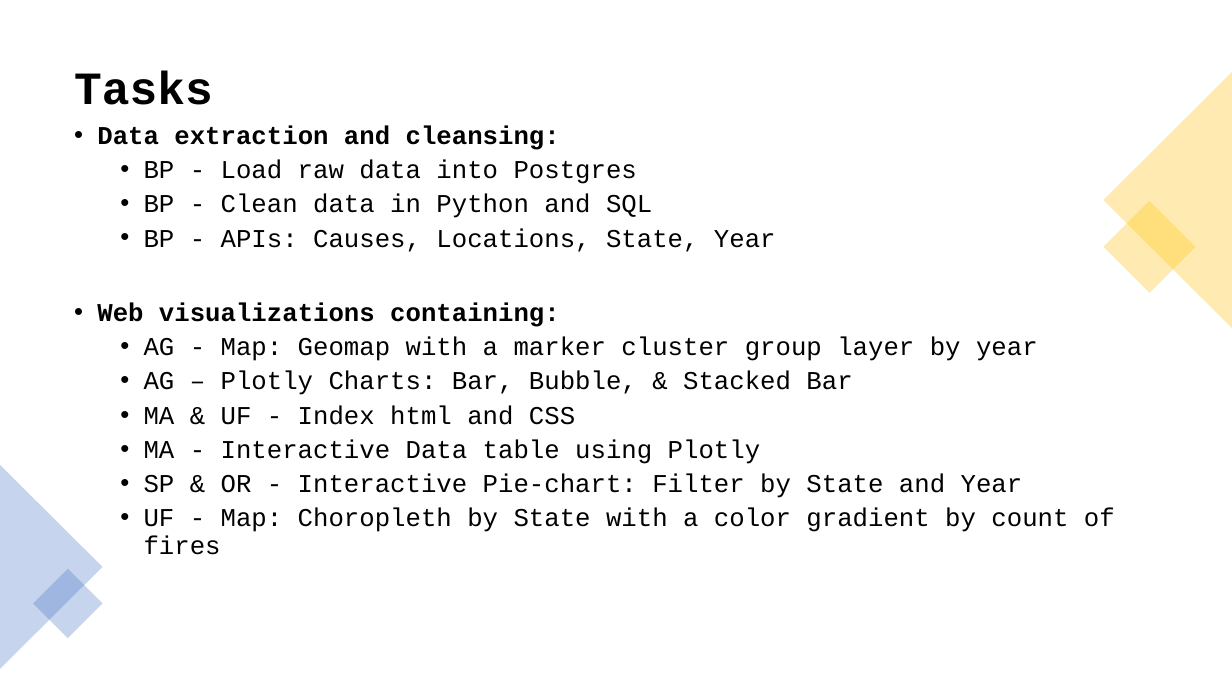
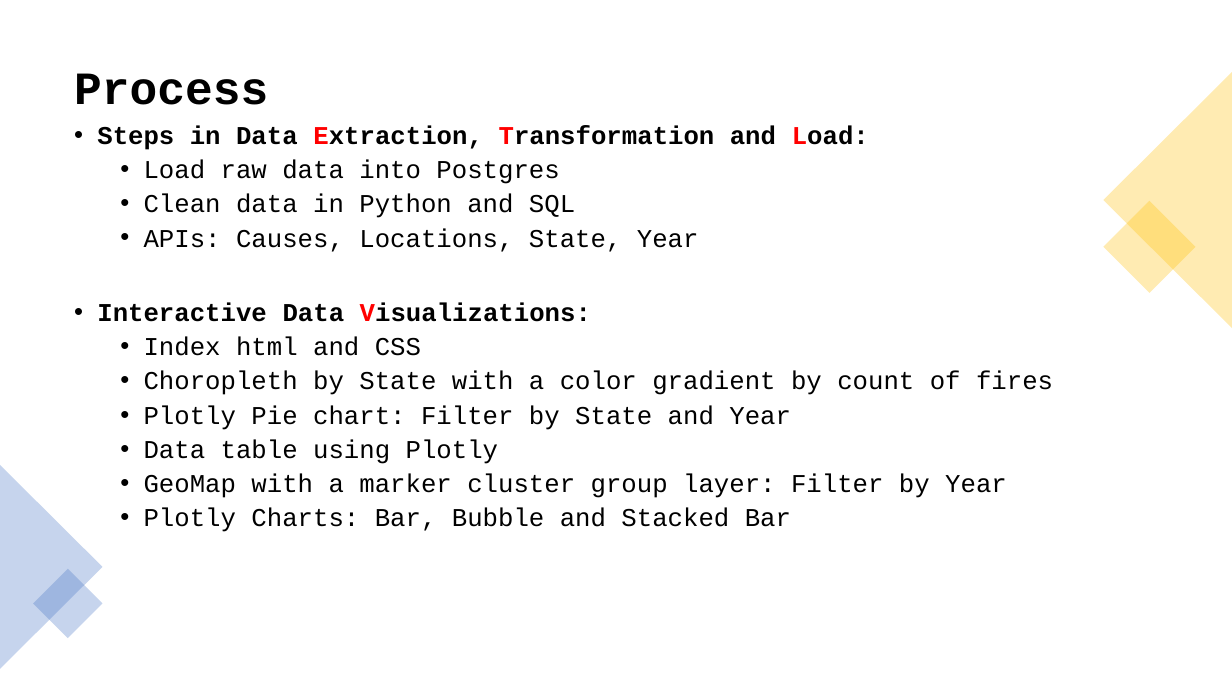
Before and after one commit to Mirgadir/Project_2, a slide deck: slide 3 of Project_2.pptx. Drawn at 1232x693 pixels with LibreOffice and Linux fonts; fonts in the diff are those of the drawing. Boxes give left, top, right and bottom in pixels: in the first picture for what was removed or moved away, otherwise in the second. Text is boxed around its words. In the diff, an @@ line names an element or a change of style, - is before the commit and + after.

```diff
--- a/Project_2.pptx
+++ b/Project_2.pptx
@@ title at <box>74,73,268,105</box>: text changed @@
-Tasks
+Process
@@ text at <box>97,125,1053,532</box>: text changed @@
-• Data extraction and cleansing:
-  • BP - Load raw data into Postgres
-  • BP - Clean data in Python and SQL
-  • BP - APIs: Causes, Locations, State, Year
-• Web visualizations containing:
-  • AG - Map: Geomap with a marker cluster group layer by year
-  • AG – Plotly Charts: Bar, Bubble, & Stacked Bar
-  • MA & UF - Index html and CSS
-  • MA - Interactive Data table using Plotly
-  • SP & OR - Interactive Pie-chart: Filter by State and Year
-  • UF - Map: Choropleth by State with a color gradient by count of fires
+• Steps in Data Extraction, Transformation and Load:
+  • Load raw data into Postgres
+  • Clean data in Python and SQL
+  • APIs: Causes, Locations, State, Year
+• Interactive Data Visualizations:
+  • Index html and CSS
+  • Choropleth by State with a color gradient by count of fires
+  • Plotly Pie chart: Filter by State and Year
+  • Data table using Plotly
+  • GeoMap with a marker cluster group layer: Filter by Year
+  • Plotly Charts: Bar, Bubble and Stacked Bar
```
Also in this commit, not shown: 1 other slide changed, 16 other files.
